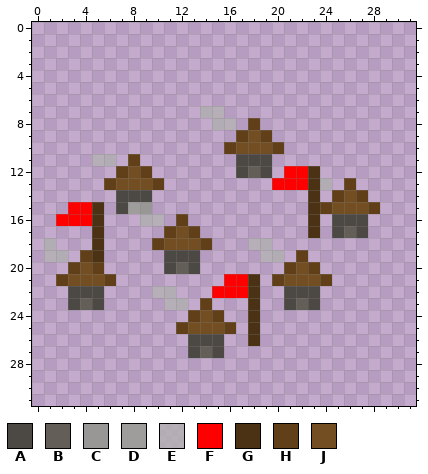
Pixel-art sprite: art/tiles/town.png. The picture above was drawn from the file before the commit.
The file is 32x32 pixels.
Palette (. is transparent): A #4c4843  B #645e58  C #989796  D #9e9d9b  E #b1b1b1bf  F #ff0000  G #4c3214  H #614019  J #734e22
Pixels before, first column x 1:
 7 .............EE.............
 8 ..............EE.H..........
 9 ................HJH.........
10 ...............HJJJH........
11 ....EE.H........AAA.........
12 ......HJH.......ABA.FFG.....
13 .....HJJJH.........FFFGE.H..
14 ......AAA.............G.HJH.
15 ..FFG.ADC.............GHJJJH
16 .FFFG...EE.H..........G.AAA.
17 ....G.....HJH.........G.ABA.
18 E...G....HJJJH...EE.........
19 EE.HG.....AAA.....EE.H......
20 ..HJH.....ABA.......HJH.....
21 .HJJJH.........FFG.HJJJH....
22 ..AAA....EE...FFFG..AAA.....
23 ..ABA.....EE.H...G..ABA.....
24 ............HJH..G..........
25 ...........HJJJH.G..........
26 ............AAA..G..........
27 ............ABA.............
New version:
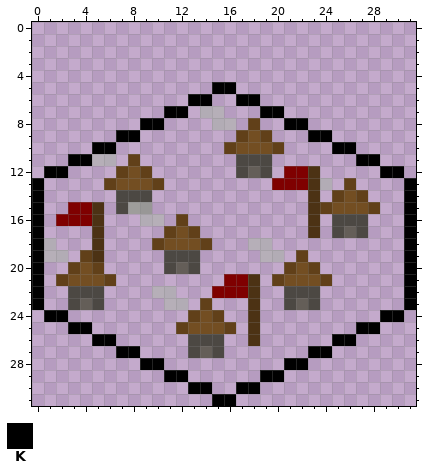
Colours new in this view: K #000000
The edit:
colour F: #ff0000 -> #7f0000
y 5: x 15..16 .. -> KK
y 6: x 13..14 .. -> KK; x 17..18 .. -> KK
y 7: x 11..12 .. -> KK; x 19..20 .. -> KK
y 8: x 9..10 .. -> KK; x 21..22 .. -> KK
y 9: x 7..8 .. -> KK; x 23..24 .. -> KK
y 10: x 5..6 .. -> KK; x 25..26 .. -> KK
y 11: x 3..4 .. -> KK; x 27..28 .. -> KK
y 12: x 1..2 .. -> KK; x 29..30 .. -> KK
y 13..23: x 0 . -> K; x 31 . -> K
y 24: x 1..2 .. -> KK; x 29..30 .. -> KK
y 25: x 3..4 .. -> KK; x 27..28 .. -> KK
y 26: x 5..6 .. -> KK; x 25..26 .. -> KK
y 27: x 7..8 .. -> KK; x 23..24 .. -> KK
y 28: x 9..10 .. -> KK; x 21..22 .. -> KK
y 29: x 11..12 .. -> KK; x 19..20 .. -> KK
y 30: x 13..14 .. -> KK; x 17..18 .. -> KK
y 31: x 15..16 .. -> KK
Where, in picture pixels (left, top, right, bottom), the same in both pictures:
changed: (32, 82, 416, 406)
